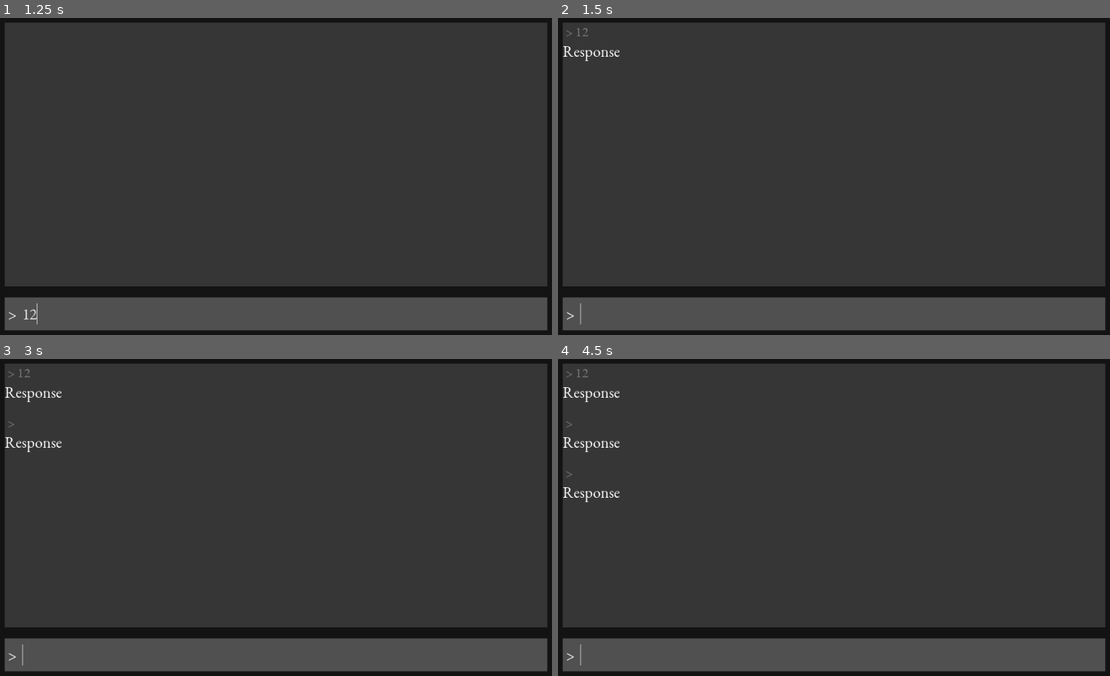
Above: before the commit, frames 1-4 (two rows, left to right).
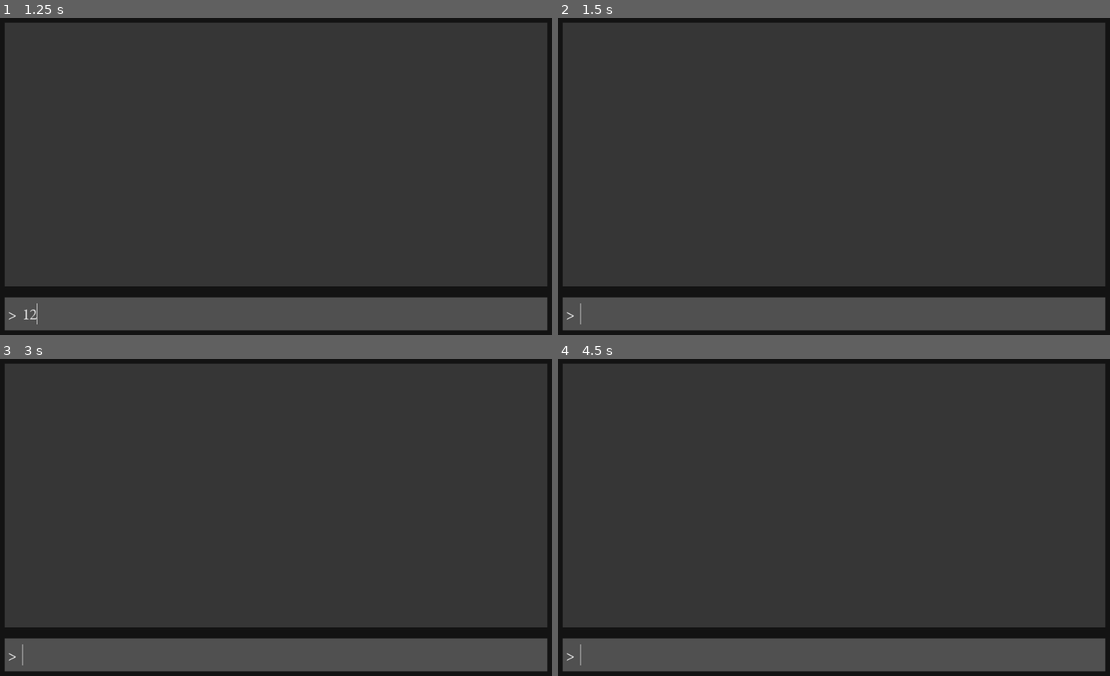
Above: after the commit, the same moments.

Repository: philipuriarte/Godot-Retro-Text-Adventure-Tutorial
Game: Godot game, scene res://scenes/game.tscn
Two runs of this game, one before a commit and one after it. Both use one fixed random seed, a clock stepped at 60 frames per second and the inputs below.
Inputs (mouse positions are in pixels of both pictures, inside the frame that each line leads up to):
- Up to frame 1 (1.25 s): click (287, 312) at 0.52 s; type "12" at 0.6 s
- Up to frame 2 (1.5 s): tap Enter at 1.25 s
- Up to frame 3 (3 s): tap Space at 2 s; tap Enter at 2.75 s
- Up to frame 4 (4.5 s): tap Space at 3.5 s; tap Enter at 4.25 s

Frame 1 is identical in both runs. In frame 2, 0.2% of the frame differs, in the area x 0-12%, y 3-14%; in frame 3, 0.3%; in frame 4, 0.4%, in the area x 0-12%, y 3-46%.
Error after the commit: Invalid type in function 'set_text' in base 'VBoxContainer (input_response.gd)'. Cannot convert argument 2 from Nil to String. (res://logic/game.gd:34)

Commit message:
Update func _on_Input_text_entered in game.gd

Diff:
--- a/logic/game.gd
+++ b/logic/game.gd
@@ -30,7 +30,8 @@
 func _on_Input_text_entered(new_text: String) -> void:
 	if !new_text.empty():
 		var input_response = InputResponse.instance()
-		input_response.set_text(new_text, "Response")
+		var response = command_processor.process_command(new_text)
+		input_response.set_text(new_text, response)
 		history_rows.add_child(input_response)
 
 		delete_old_history()
